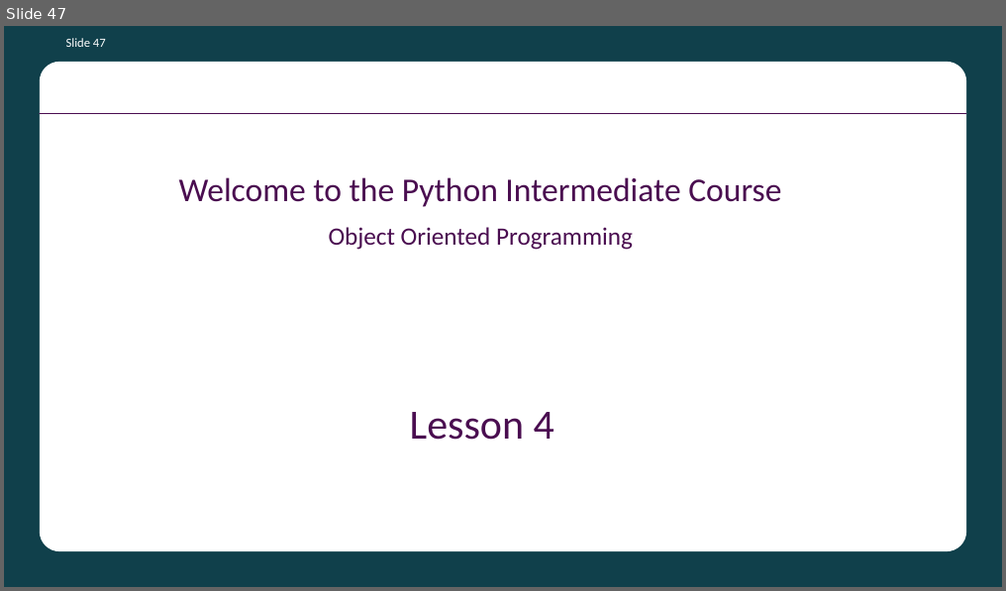
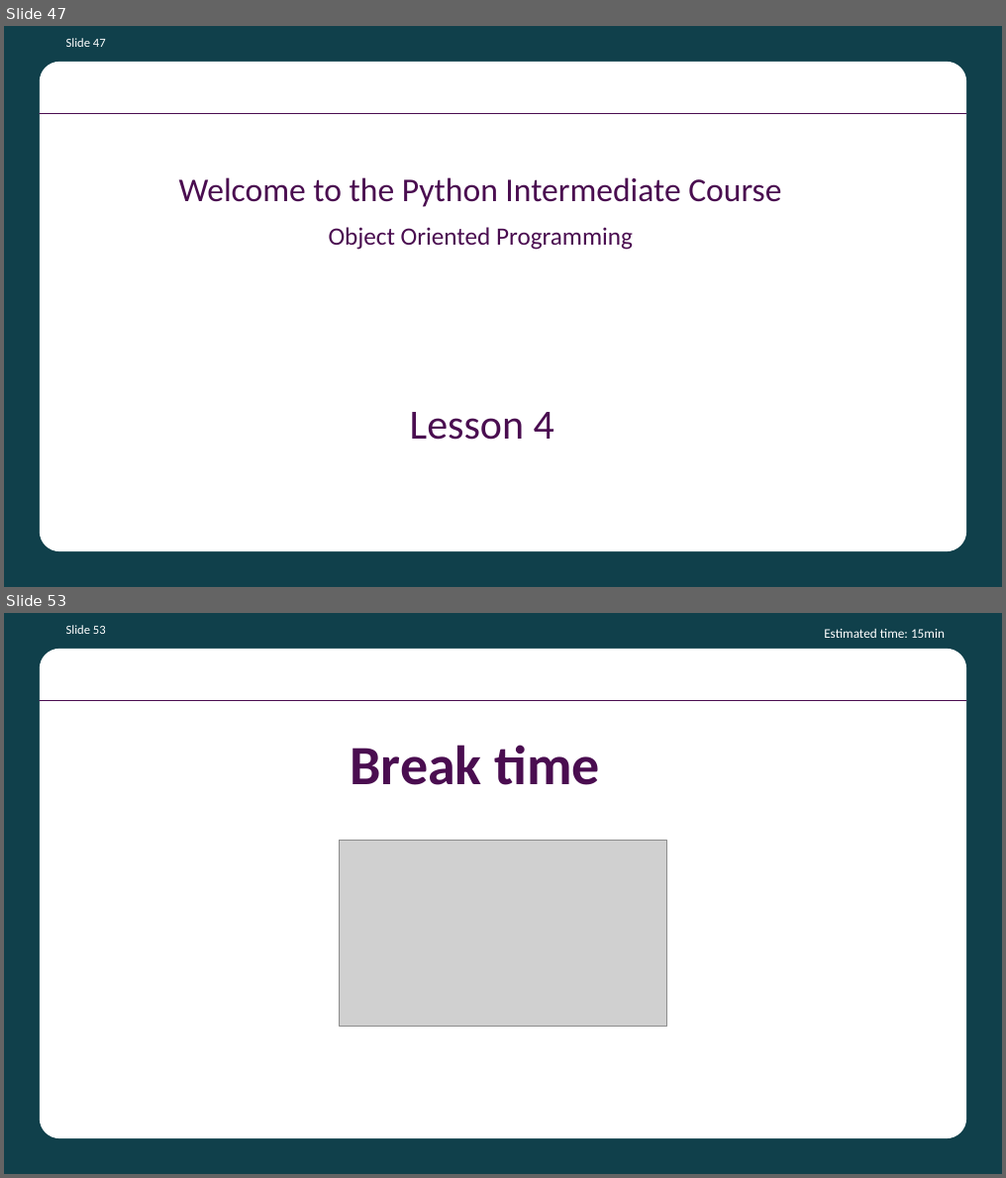
Before and after one commit to batecsw/OOP_class_work, a slide deck: Python OOP Course Presentation.pptx. Shown one above the other, each under a label of ours: slide 47 before the commit, slides 47 and 53 after it; the slides between them are not shown. The pictures are 1006x591 and 1006x1178 pixels, drawn with LibreOffice and Linux fonts; fonts in the diff are those of the drawing; grey boxes stand for pictures; background and template pictures are left out. Boxes give left, top, right and bottom in pixels: in the first picture for what was removed or moved away, otherwise in the second. Text is boxed around its words. In the diff, an @@ line names an element or a change of style, - is before the commit and + after.

```diff
--- a/Python OOP Course Presentation.pptx
+++ b/Python OOP Course Presentation.pptx
@@ slide 53 added at bbox=[4, 613, 1002, 1174], background #10404B; not listed: 2 template elements that a slide beside it also shows @@
@@ page number added at bbox=[66, 625, 106, 634], 18 pt, text #FFFFFF @@
+Slide 53
@@ text added at bbox=[824, 628, 944, 638], 19 pt, text #FFFFFF @@
+Estimated time: 15min
@@ text added at bbox=[350, 745, 599, 785], 80 pt, text #4A0D50, bold @@
+Break time
@@ picture added at bbox=[339, 841, 667, 1026] @@
```
Also in this commit, not shown: 6 other slides added, 2 other files.
